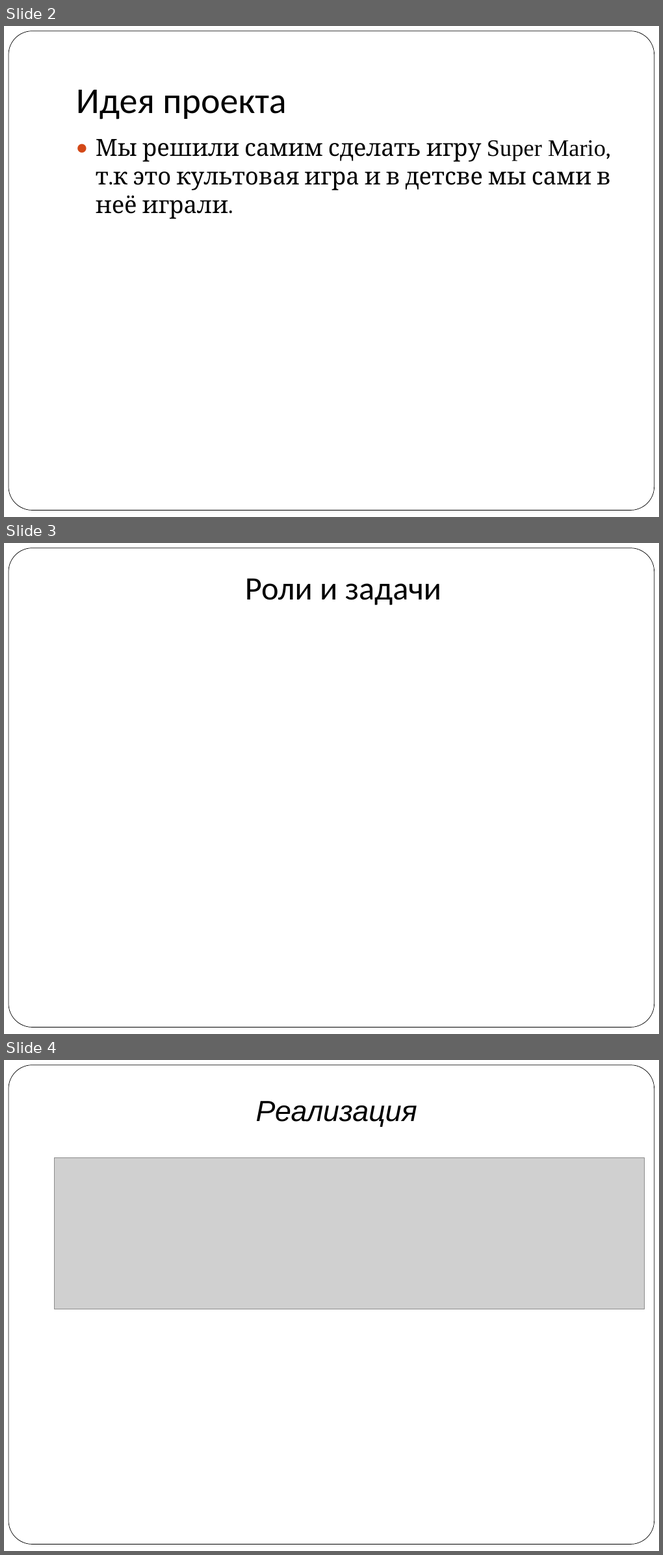
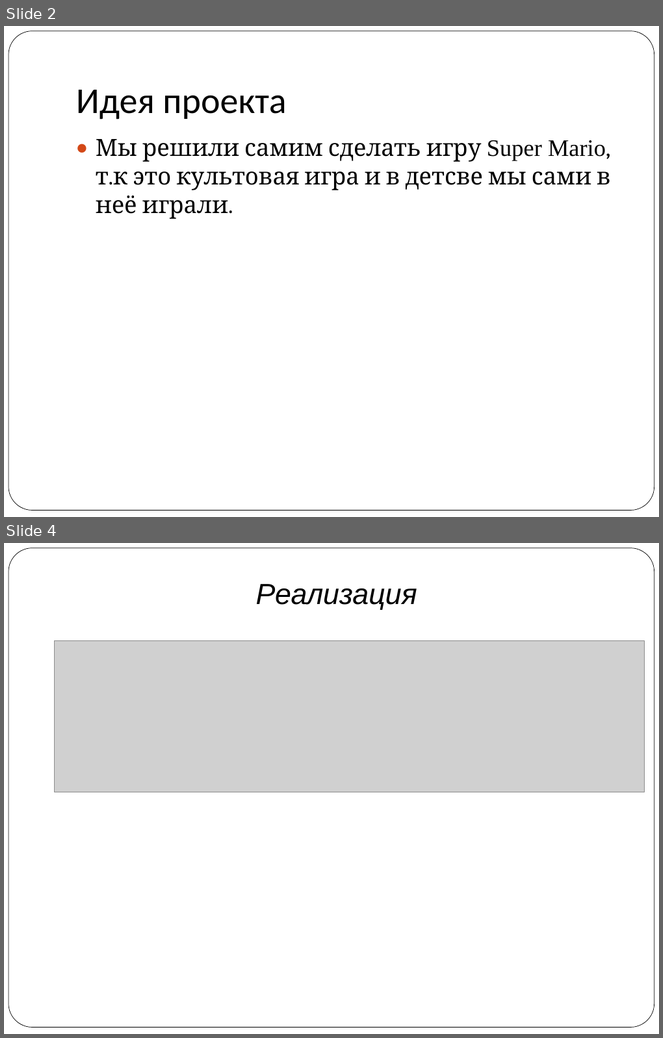
Before and after one commit to vitaly06/SuperMario, a slide deck: piton.ppt. Shown one above the other, each under a label of ours: slides 2, 3 and 4 before the commit, slides 2 and 4 after it; the slides between them are not shown. The pictures are 663x1555 and 663x1038 pixels, drawn with LibreOffice and Linux fonts; fonts in the diff are those of the drawing; grey boxes stand for pictures. Boxes give left, top, right and bottom in pixels: in the first picture for what was removed or moved away, otherwise in the second. Text is boxed around its words. In the diff, an @@ line names an element or a change of style, - is before the commit and + after.

```diff
--- a/piton.ppt
+++ b/piton.ppt
@@ slide 3 removed at <box>4,543,659,1034</box>, background #FFFFFF; not listed: 1 template element that a slide beside it also shows @@
@@ title removed at <box>245,578,441,605</box> @@
-Роли и задачи
```
Also in this commit, not shown: 2 slides changed, 4 slides added, 7 other slides removed, 9 other files.
